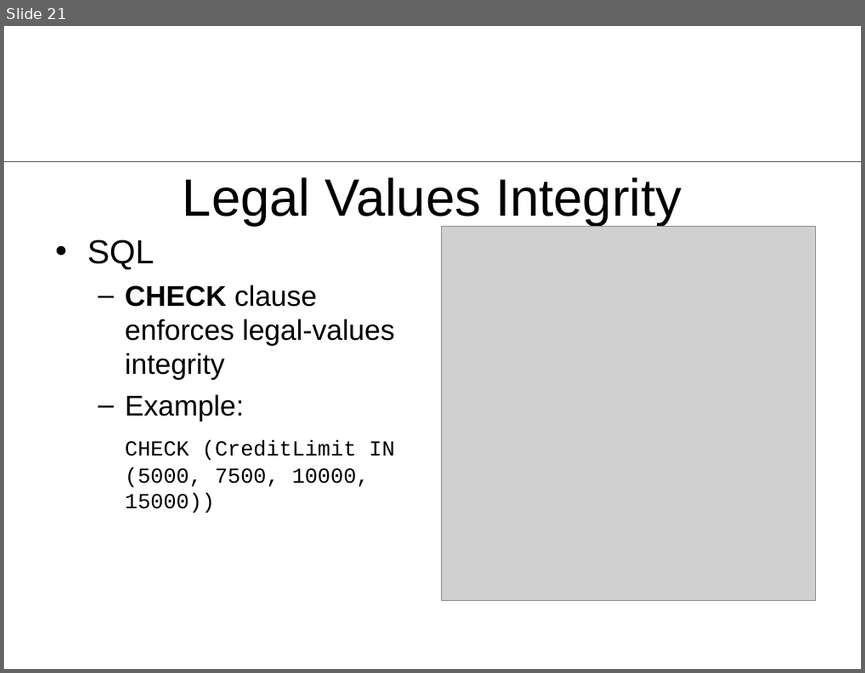
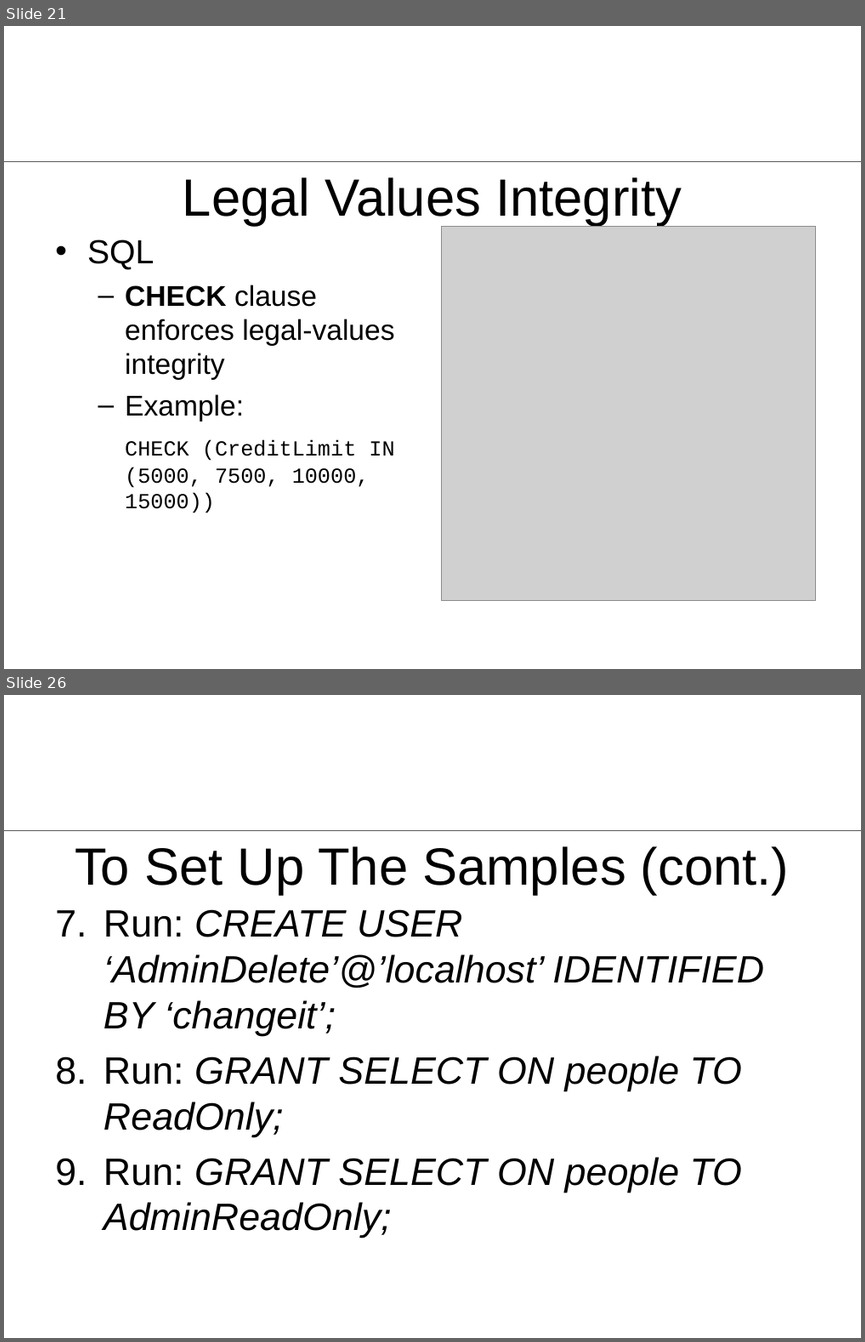
Before and after one commit to rhildred/ActiveRecord, a slide deck: docs/ActiveRecord.ppt. Shown one above the other, each under a label of ours: slide 21 before the commit, slides 21 and 26 after it; the slides between them are not shown. The pictures are 865x673 and 865x1342 pixels, drawn with LibreOffice and Linux fonts; fonts in the diff are those of the drawing; grey boxes stand for pictures; background and template pictures are left out. Boxes give left, top, right and bottom in pixels: in the first picture for what was removed or moved away, otherwise in the second. Text is boxed around its words. In the diff, an @@ line names an element or a change of style, - is before the commit and + after.

```diff
--- a/docs/ActiveRecord.ppt
+++ b/docs/ActiveRecord.ppt
@@ slide 26 added at bbox=[4, 695, 861, 1338], background #FFFFFF; not listed: 1 template element that a slide beside it also shows @@
@@ title added at bbox=[75, 846, 789, 895], 44 pt, text #000000 @@
+To Set Up The Samples (cont.)
@@ text added at bbox=[103, 909, 764, 1237], 32 pt, text #000000, italic @@
+7. Run: CREATE USER ‘AdminDelete’@’localhost’ IDENTIFIED BY ‘changeit’;
+8. Run: GRANT SELECT ON people TO ReadOnly;
+9. Run: GRANT SELECT ON people TO AdminReadOnly;
```
Also in this commit, not shown: 1 slide changed, 8 other slides added, 3 other files.
